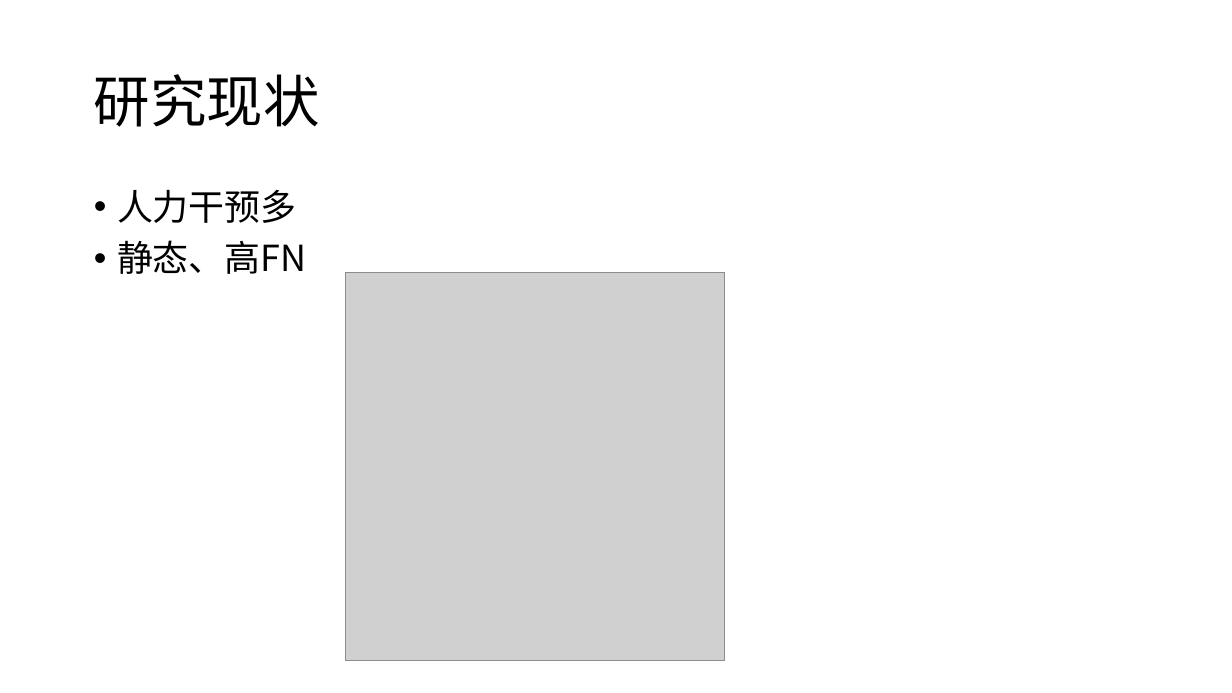
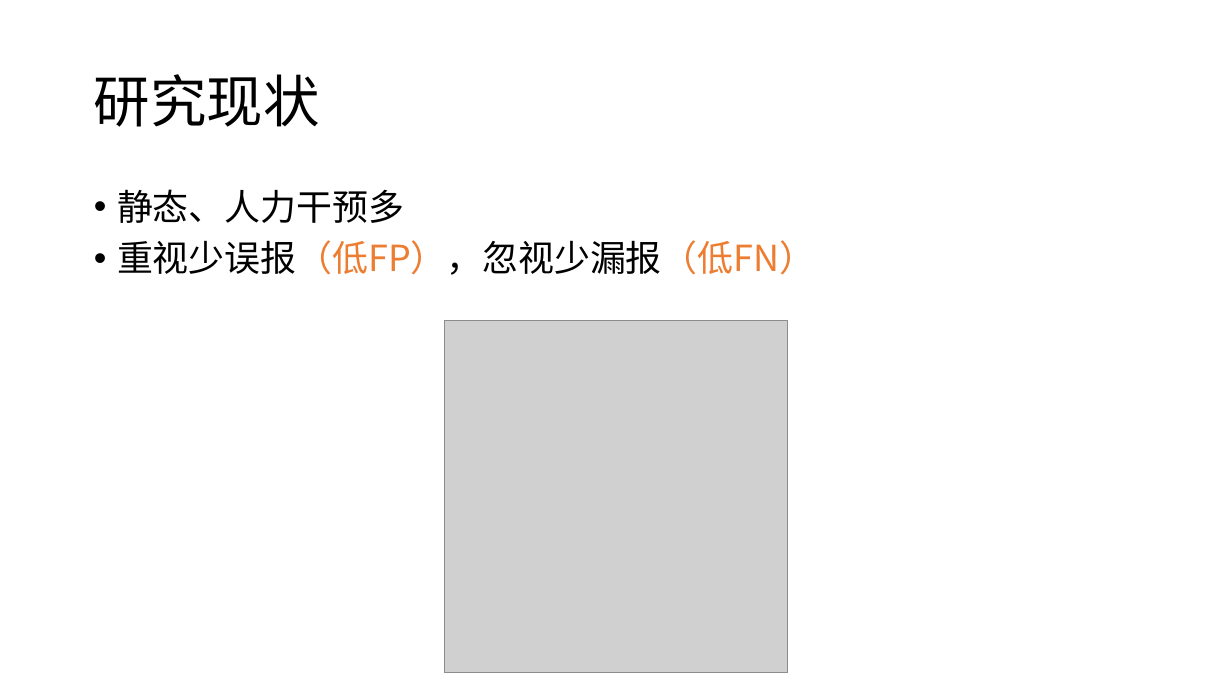
Before and after one commit to kevinva/paperReport, a slide deck: slide 2 of presentation/hezhi_vuldeepecker_sysevr.pptx. Drawn at 1232x693 pixels with LibreOffice and Linux fonts; fonts in the diff are those of the drawing; grey boxes stand for pictures. Boxes give left, top, right and bottom in pixels: in the first picture for what was removed or moved away, otherwise in the second. Text is boxed around its words. In the diff, an @@ line names an element or a change of style, - is before the commit and + after.

```diff
--- a/presentation/hezhi_vuldeepecker_sysevr.pptx
+++ b/presentation/hezhi_vuldeepecker_sysevr.pptx
@@ text at (117, 189, 815, 275): text changed @@
-• 人力干预多
-• 静态、高FN
+• 静态、人力干预多
+• 重视少误报（低FP），忽视少漏报（低FN）
@@ picture: place and size @@
-picture at (346, 273, 725, 661)
+picture at (445, 321, 788, 673)
```
Also in this commit, not shown: 5 other slides changed, 1 slide added, 1 other file.
